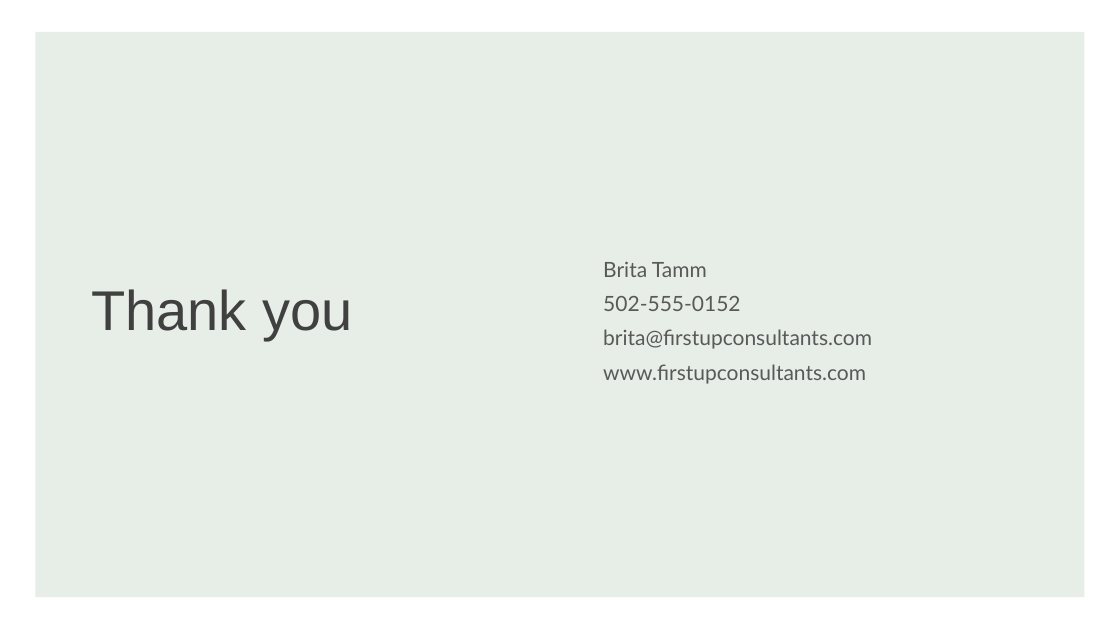
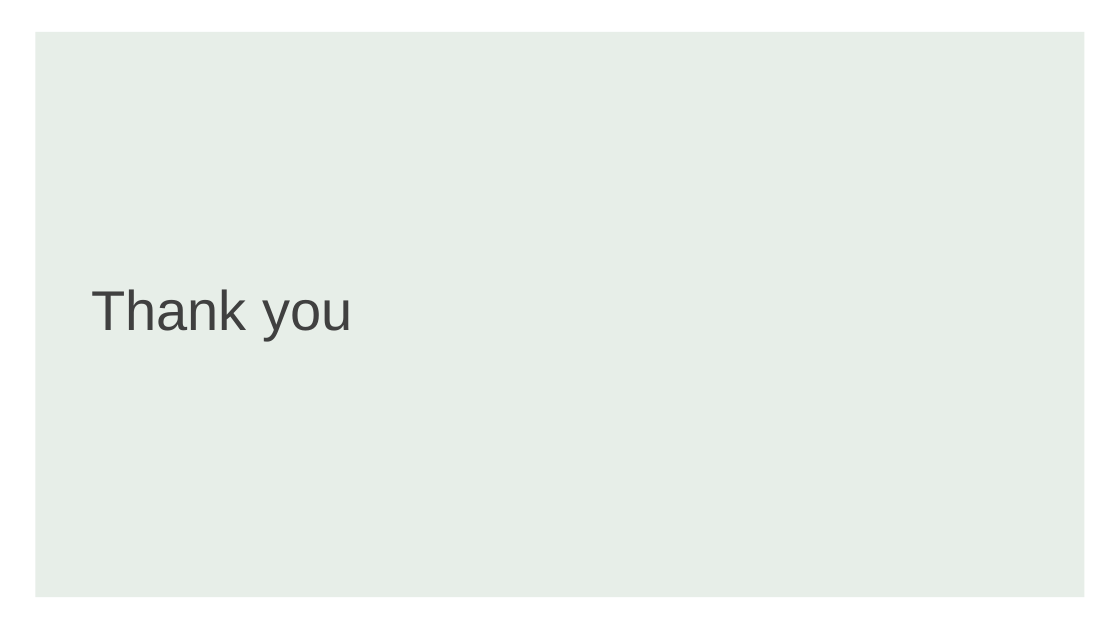
Before and after one commit to code-yuvi/TrainingRepo, a slide deck: slide 17 of Java Spring, Jenkins and Docker Project.pptx (slide 27 before the commit). Drawn at 1120x630 pixels with LibreOffice and Linux fonts; fonts in the diff are those of the drawing. Boxes give left, top, right and bottom in pixels: in the first picture for what was removed or moved away, otherwise in the second. Text is boxed around its words. In the diff, an @@ line names an element or a change of style, - is before the commit and + after.

Commit message:
2nd commit

```diff
--- a/Java Spring, Jenkins and Docker Project.pptx
+++ b/Java Spring, Jenkins and Docker Project.pptx
@@ text removed at [603,262,872,384] @@
-Brita Tamm
-502-555-0152
-brita@firstupconsultants.com
-www.firstupconsultants.com
```
Also in this commit, not shown: 10 slides removed.
